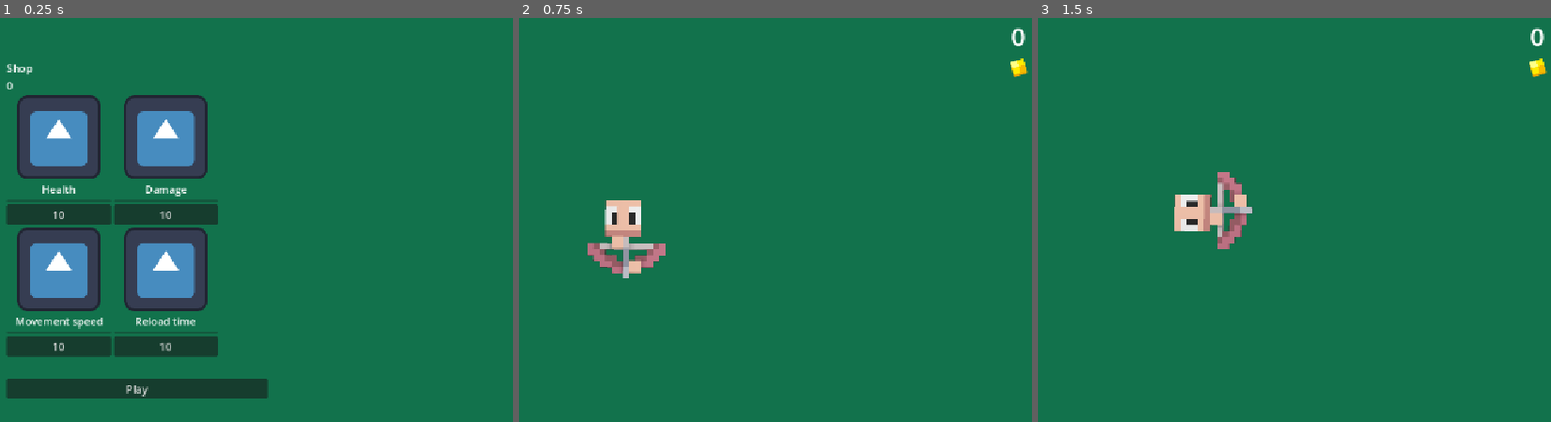
Above: before the commit, frames 1-3 (left to right).
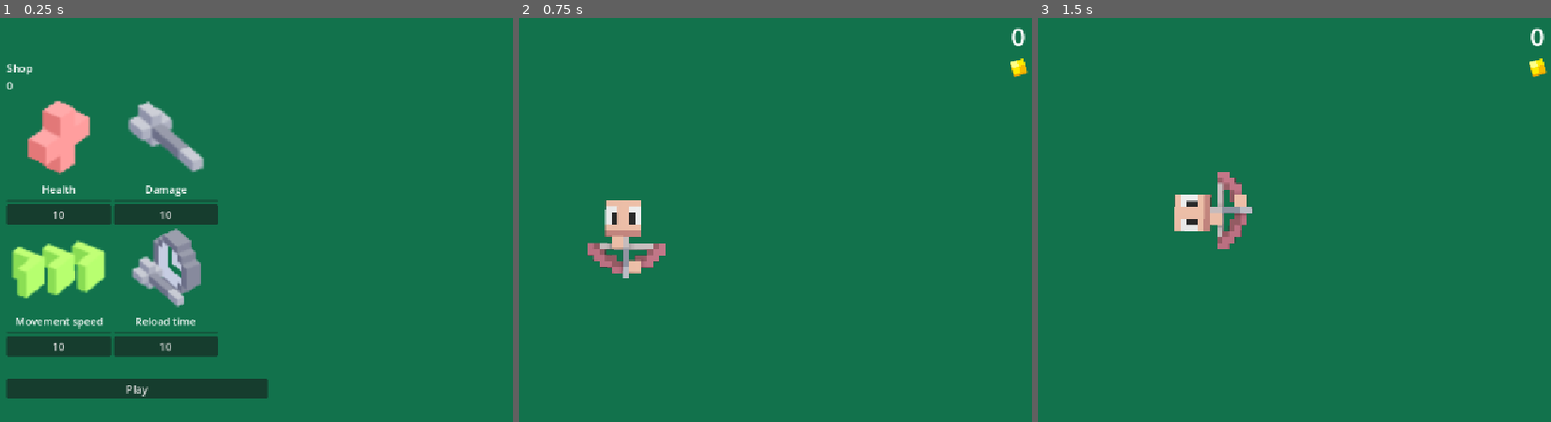
Above: after the commit, the same moments.

Repository: NxtCreator/little-archery
Game: Godot game, scene res://scenes/shop.tscn
Same seed, same stepped clock (60 frames per second), same inputs: the game is played once before the commit and once after it. This scene is started directly instead of the project's main scene. The engine's default icon, where the game draws it, is replaced by a stand-in: a white triangle on a blue panel in a dark square.
Inputs (mouse positions are in pixels of both pictures, inside the frame that each line leads up to):
- Up to frame 1 (0.25 s): no input
- Up to frame 2 (0.75 s): click "Play" at 0.5 s
- Up to frame 3 (1.5 s): tap Enter at 1.25 s; move the mouse to (1340, 207) at 1.27 s; hold D (move_right) from 1.28 s (still down); tap Alt at 1.35 s; click (1340, 207) at 1.42 s

The runs differ from the first frame. In frame 1, 13% of the frame differs, in the area x 2-41%, y 19-73%; in frame 2, nothing differs; in frame 3, nothing differs.

Commit message:
Swap dropped coin placeholder for custom coin sprite

Diff:
--- a/scenes/coin.tscn
+++ b/scenes/coin.tscn
@@ -1,7 +1,7 @@
 [gd_scene format=3 uid="uid://ol77e1umbjvg"]
 
 [ext_resource type="Script" uid="uid://cfplbsnc3vtef" path="res://scenes/coin.gd" id="1_i64fm"]
-[ext_resource type="Texture2D" uid="uid://cxtexrrk3vg4p" path="res://icon.svg" id="1_rwqht"]
+[ext_resource type="Texture2D" uid="uid://bys7mvpjhiii5" path="res://art/icon_coin.png" id="2_i64fm"]
 
 [sub_resource type="CircleShape2D" id="CircleShape2D_62jd7"]
 
@@ -10,8 +10,7 @@
 
 [node name="Sprite2D" type="Sprite2D" parent="." unique_id=897927563]
 modulate = Color(0.8901961, 0.84705883, 0, 1)
-scale = Vector2(0.2, 0.2)
-texture = ExtResource("1_rwqht")
+texture = ExtResource("2_i64fm")
 
 [node name="CollisionShape2D" type="CollisionShape2D" parent="." unique_id=1789151842]
 shape = SubResource("CircleShape2D_62jd7")
--- a/scenes/shop.tscn
+++ b/scenes/shop.tscn
@@ -3,7 +3,10 @@
 [ext_resource type="Script" uid="uid://c88f8g786m50g" path="res://scenes/label.gd" id="1_lx5au"]
 [ext_resource type="Script" uid="uid://bymkcuwmo611x" path="res://scenes/shop.gd" id="1_xfvoa"]
 [ext_resource type="PackedScene" uid="uid://bsyb2j4y7tua5" path="res://scenes/upgrade_card.tscn" id="3_1l46r"]
-[ext_resource type="Texture2D" uid="uid://cxtexrrk3vg4p" path="res://icon.svg" id="4_032fp"]
+[ext_resource type="Texture2D" uid="uid://d1tqhwg7l4ady" path="res://art/icon_health.png" id="4_ajxib"]
+[ext_resource type="Texture2D" uid="uid://be5mmv452samh" path="res://art/damge_icon.png" id="5_y6sft"]
+[ext_resource type="Texture2D" uid="uid://b7l7fvneufl8b" path="res://art/icon_speed.png" id="6_m4ofw"]
+[ext_resource type="Texture2D" uid="uid://7b31y3isxqnp" path="res://art/icon_reload.png" id="7_heatd"]
 
 [node name="Shop" type="Control" unique_id=1448399944]
 layout_mode = 3
@@ -49,28 +52,28 @@
 [node name="HealthCard" parent="VBoxContainer/ScrollContainer/GridContainer" unique_id=530761963 instance=ExtResource("3_1l46r")]
 layout_mode = 2
 upgrade_name = "Health"
-upgrade_icon = ExtResource("4_032fp")
+upgrade_icon = ExtResource("4_ajxib")
 upgrade_price = 10
 upgrade_id = "health"
 
 [node name="DamageCard" parent="VBoxContainer/ScrollContainer/GridContainer" unique_id=471431918 instance=ExtResource("3_1l46r")]
 layout_mode = 2
 upgrade_name = "Damage"
-upgrade_icon = ExtResource("4_032fp")
+upgrade_icon = ExtResource("5_y6sft")
 upgrade_price = 10
 upgrade_id = "damage"
 
 [node name="SpeedCard" parent="VBoxContainer/ScrollContainer/GridContainer" unique_id=542578279 instance=ExtResource("3_1l46r")]
 layout_mode = 2
 upgrade_name = "Movement speed"
-upgrade_icon = ExtResource("4_032fp")
+upgrade_icon = ExtResource("6_m4ofw")
 upgrade_price = 10
 upgrade_id = "speed"
 
 [node name="ReloadCard" parent="VBoxContainer/ScrollContainer/GridContainer" unique_id=839631765 instance=ExtResource("3_1l46r")]
 layout_mode = 2
 upgrade_name = "Reload time"
-upgrade_icon = ExtResource("4_032fp")
+upgrade_icon = ExtResource("7_heatd")
 upgrade_price = 10
 upgrade_id = "reload"
 
